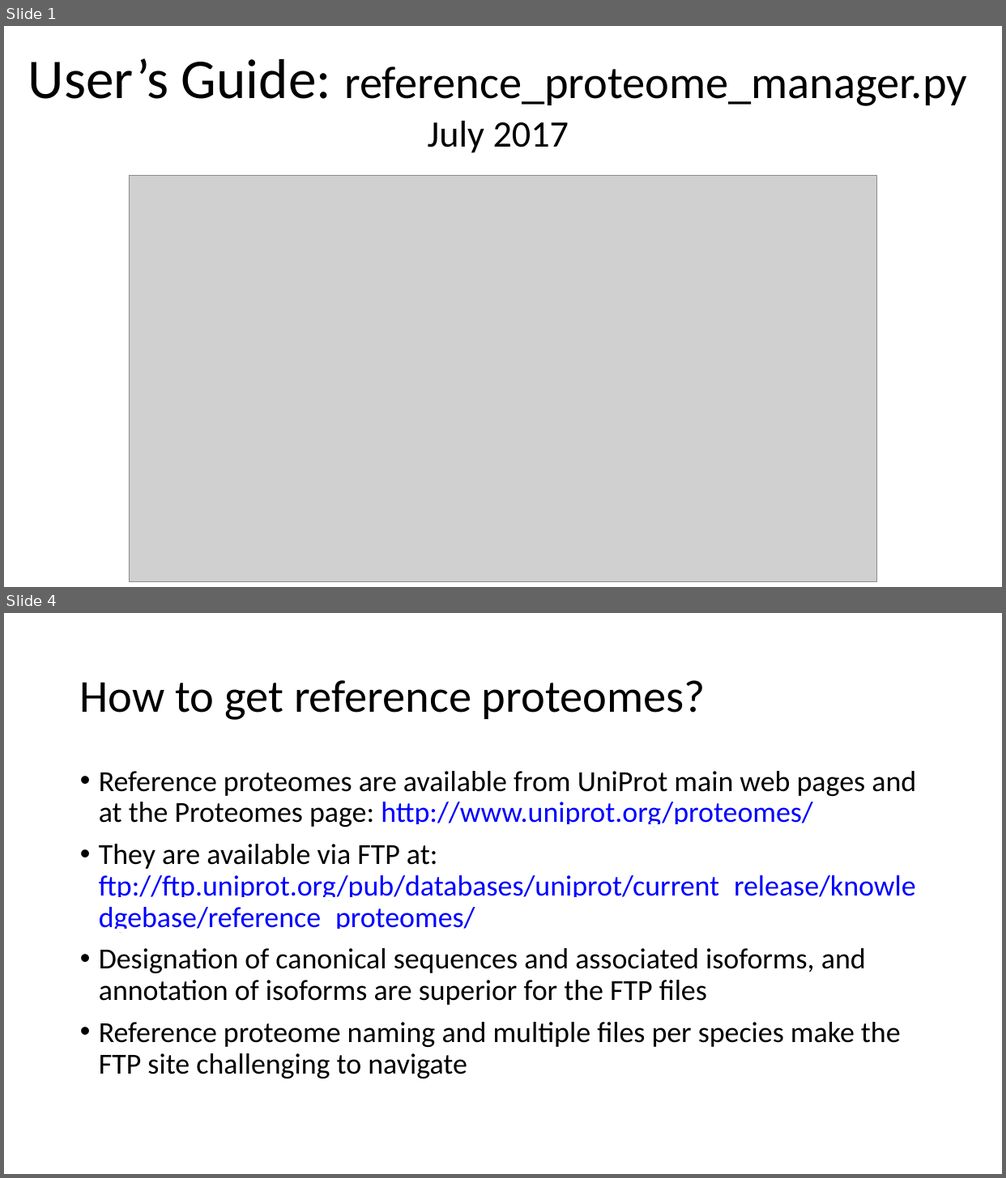
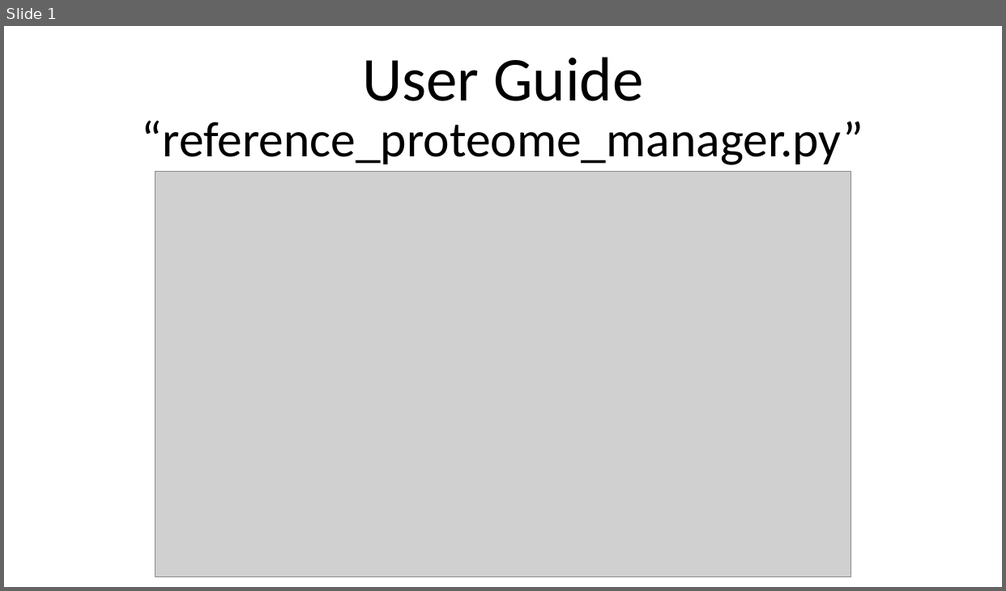
Before and after one commit to lily-liang12/Reference_Proteome_Manager, a slide deck: Reference_Proteome_Manager_UniProt/User_Guide_UniProt.pptx. Shown one above the other, each under a label of ours: slides 1 and 4 before the commit, slide 1 after it; the slides between them are not shown. The pictures are 1006x1178 and 1006x591 pixels, drawn with LibreOffice and Linux fonts; fonts in the diff are those of the drawing; grey boxes stand for pictures. Boxes give left, top, right and bottom in pixels: in the first picture for what was removed or moved away, otherwise in the second. Text is boxed around its words. In the diff, an @@ line names an element or a change of style, - is before the commit and + after.

```diff
--- a/Reference_Proteome_Manager_UniProt/User_Guide_UniProt.pptx
+++ b/Reference_Proteome_Manager_UniProt/User_Guide_UniProt.pptx
@@ slide 4 removed at [4,613,1002,1174], background #FFFFFF @@
@@ text removed at [80,680,705,720] @@
-How to get reference proteomes?
@@ text removed at [99,771,916,1079] @@
-• Reference proteomes are available from UniProt main web pages and at the Proteomes page: http://www.uniprot.org/proteomes/
-• They are available via FTP at: ftp://ftp.uniprot.org/pub/databases/uniprot/current_release/knowledgebase/reference_proteomes/
-• Designation of canonical sequences and associated isoforms, and annotation of isoforms are superior for the FTP files
-• Reference proteome naming and multiple files per species make the FTP site challenging to navigate
@@ slide 1 changed as well @@
@@ title at [142,57,864,165]: text changed; size 44 to 48 pt @@
-User’s Guide: reference_proteome_manager.py
-July 2017
+User Guide
+“reference_proteome_manager.py”
@@ picture: place and size @@
-picture at [130,176,878,582]
+picture at [155,172,851,578]
```
Also in this commit, not shown: 6 other slides changed, 1 slide added, 5 other slides removed.
